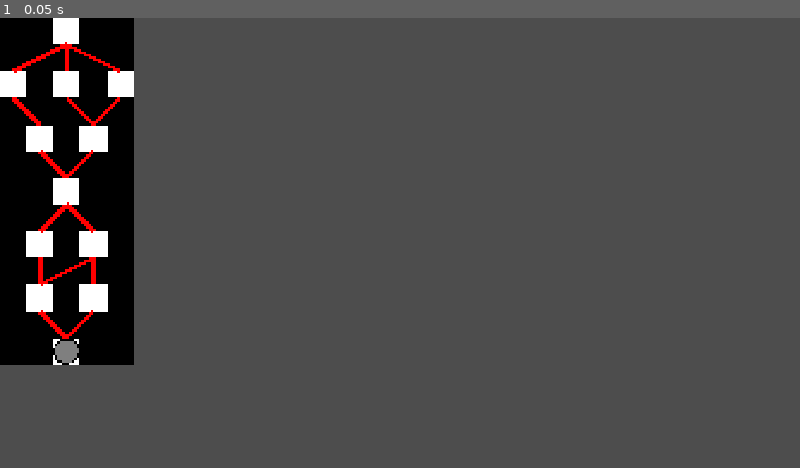
Above: before the commit, frame 1.
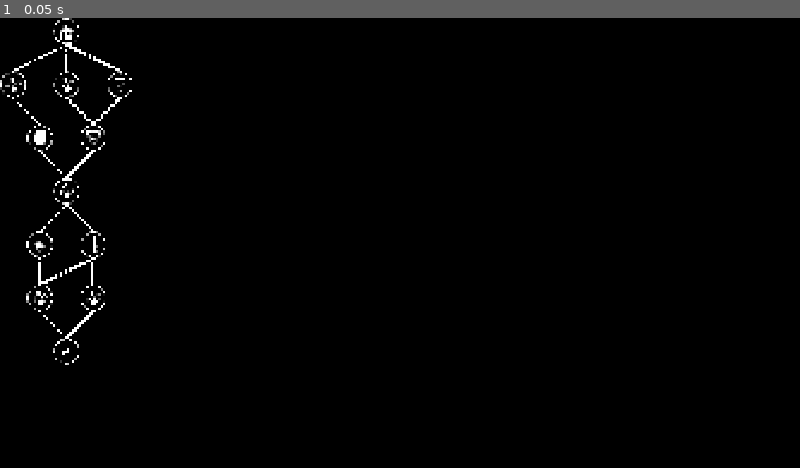
Above: after the commit, the same moment.

Repository: BatmenzDW/Watching-Us
Game: Godot game, scene res://Scenes/Map_Controller/map_controller.tscn
Two runs of this game, one before a commit and one after it. Both use one fixed random seed, a clock stepped at 60 frames per second and the inputs below. The project has no main scene, so this scene is started directly.
Inputs:
- Up to frame 1 (0.05 s): no input

The runs differ from the first frame. In frame 1, 90% of the frame differs, in the area x 0-100%, y 0-100%.

Commit message:
Random Locations and Icons
Added Random Locations and icons, saving off the data for both.

Added hover over effects.

Diff:
--- /dev/null
+++ b/Autoload/dict/dict_location.gd
@@ -0,0 +1,65 @@
+extends Node
+
+var location_travel_dictionary = {
+									"Sidewalk": 5,
+									"Police Station": 6,
+									"Fire Station": 7,
+									"Crossing Busy Street": 8
+								}
+var location_main_dictionary = {
+									"Ice Cream Truck": 1,
+									"Library": 2,
+									"Park": 3,
+									"Phamacy": 4,
+								}
+var location_travel_random_key = {
+									1:"Sidewalk",
+									2:"Police Station",
+									3:"Fire Station",
+									4:"Crossing Busy Street"
+								}
+var location_main_random_key = {
+									1:"Ice Cream Truck",
+									2:"Library",
+									3:"Park",
+									4:"Phamacy",
+								}
+var location_start_end_dictionary = {
+									"start": 9,
+									"end": 10,
+								}
+
+func check_source_id(searchterm,current_cell):
+	match current_cell.y:
+		2, 6, 10:
+			#print("main location: ", current_cell.y)
+			#print(location_main_dictionary[searchterm])
+			return location_main_dictionary[searchterm]
+		4, 8:
+			#print("travel location: ", current_cell.y)
+			#print(location_main_dictionary[searchterm])
+			return location_travel_dictionary[searchterm]
+		0,12:
+			return location_start_end_dictionary[searchterm]
+
+func gen_random_location(location_type):
+	var location_name: String
+	var location_source: int
+	var location_size: int
+	if(location_type == "main"):
+		location_size = location_main_random_key.size()
+		location_name = location_main_random_key[randi_range(1,location_size)]
+		location_source = location_main_dictionary[location_name]
+	if(location_type == "travel"):
+		location_size = location_travel_random_key.size()
+		location_name = location_travel_random_key[randi_range(1,location_size)]
+		location_source = location_travel_dictionary[location_name]
+	print("Location Name: ", location_name)
+	print("Location source: ", location_source)
+	print("")
+	return [location_name,location_source]
+
+#get_count of locations of a certain type
+#use that in a random number generator, applying -1 to the total to get the index
+#Use that index file to randomly spawn a location.
+#If the location is already listed on that tier, then rerandomize
--- /dev/null
+++ b/Scenes/Map_Controller/gen_location.gd
@@ -0,0 +1,20 @@
+extends Node2D
+
+#generates random locations
+func gen_location(map_coords):
+	match map_coords.y:
+		2, 6, 10:
+			#print("main location: ", map_coords.y)
+			return gen_location_type(map_coords,"main")
+		4, 8:
+			#print("travel location: ", map_coords.y)
+			return gen_location_type(map_coords, "travel")
+
+func gen_location_type(map_coords,location_category):
+	#removes any tile if present
+	%TravelMap.set_cell(map_coords,-1)
+	var return_array = dict_location.gen_random_location(location_category)
+	var location_name: String = return_array[0]
+	var location_source: int = return_array[1]
+	%TravelMap.set_cell(map_coords,location_source,Vector2i(0,0))
+	return location_name
--- a/Scenes/Map_Controller/map_controller.tscn
+++ b/Scenes/Map_Controller/map_controller.tscn
@@ -1,49 +1,210 @@
-[gd_scene load_steps=19 format=3 uid="uid://c64go4ir7wuwi"]
+[gd_scene load_steps=50 format=3 uid="uid://c64go4ir7wuwi"]
 
 [ext_resource type="Script" uid="uid://dp0b35sgoc8h6" path="res://Scripts/Map_Controller/map_controller.gd" id="1_c117o"]
-[ext_resource type="Texture2D" uid="uid://3ebedkx6mdrm" path="res://Assets/tileset/tileset_test.png" id="2_wmia7"]
 [ext_resource type="Script" uid="uid://cf3cx6tc8by4m" path="res://Scripts/Map_Controller/travel_map.gd" id="3_0nlex"]
+[ext_resource type="Texture2D" uid="uid://bt0rywtbevorl" path="res://Assets/tileset/ice-cream_tileset.png" id="3_2a6wi"]
+[ext_resource type="Texture2D" uid="uid://rjapg3u5sic0" path="res://Assets/tileset/library_tileset.png" id="4_6j8ea"]
 [ext_resource type="Script" uid="uid://c77bp4otr1p5o" path="res://Scripts/Map_Controller/gen_path.gd" id="4_kisi7"]
+[ext_resource type="Texture2D" uid="uid://r6d77ei10hlq" path="res://Assets/tileset/house_tileset.png" id="4_tgtni"]
 [ext_resource type="PackedScene" uid="uid://coqxrcn4ma8tb" path="res://Scenes/Map_Controller/pathLine.tscn" id="5_ux5v1"]
+[ext_resource type="Texture2D" uid="uid://wl6irs144hi6" path="res://Assets/tileset/park_tileset.png" id="5_w1vll"]
 [ext_resource type="Script" uid="uid://dpu4ptk3gqx5h" path="res://Scripts/Map_Controller/gen_path_2.gd" id="6_kisi7"]
+[ext_resource type="Texture2D" uid="uid://bbs75f73btq0x" path="res://Assets/tileset/pharmacy_tileset.png" id="6_t0mi1"]
 [ext_resource type="Script" uid="uid://ckssbt6i17a5" path="res://Scripts/Map_Controller/map_line_2d.gd" id="6_xq01p"]
 [ext_resource type="Script" uid="uid://c7fi7qqe237te" path="res://Scripts/Map_Controller/gen_path_3.gd" id="7_ux5v1"]
 [ext_resource type="Script" uid="uid://djsgouwptgecw" path="res://Scripts/Map_Controller/gen_path_1.gd" id="7_wmia7"]
+[ext_resource type="Texture2D" uid="uid://c1llgbujmlvd0" path="res://Assets/tileset/sidewalk_tileset.png" id="8_fdpmf"]
+[ext_resource type="Texture2D" uid="uid://bm8x147f7lweg" path="res://Assets/tileset/police_tileset.png" id="9_jm20a"]
 [ext_resource type="Script" uid="uid://demsaqnx2cue1" path="res://Scripts/Map_Controller/gen_random.gd" id="10_17h85"]
+[ext_resource type="Texture2D" uid="uid://cluw5yn6k4qpg" path="res://Assets/tileset/firestation_tileset.png" id="10_at6f4"]
+[ext_resource type="Texture2D" uid="uid://bs54d3k553l2y" path="res://Assets/tileset/path.png" id="11_6j8ea"]
 [ext_resource type="Texture2D" uid="uid://cywli8u34agwt" path="res://Assets/tileset/tileset_current_position.png" id="11_p3c3f"]
-[ext_resource type="Texture2D" uid="uid://c4515vx1pw8ba" path="res://Assets/tileset/tileset_cursor_map.png" id="11_ujbnq"]
-
-[sub_resource type="TileSetAtlasSource" id="TileSetAtlasSource_e0an3"]
-texture = ExtResource("2_wmia7")
+[ext_resource type="Texture2D" uid="uid://1ycvibit15jd" path="res://Assets/tileset/busy_crosswalk_tileset.png" id="11_vwqk0"]
+[ext_resource type="Texture2D" uid="uid://bq0dylcp77tdg" path="res://Assets/tileset/school_tileset.png" id="12_1wy3x"]
+[ext_resource type="Script" uid="uid://yk3b3b1atnnv" path="res://Scenes/Map_Controller/gen_location.gd" id="13_ujbnq"]
+
+[sub_resource type="TileSetAtlasSource" id="TileSetAtlasSource_jm20a"]
+texture = ExtResource("11_p3c3f")
+texture_region_size = Vector2i(64, 64)
+0:0/0 = 0
+1:0/0 = 0
+
+[sub_resource type="TileSetAtlasSource" id="TileSetAtlasSource_w1vll"]
+texture = ExtResource("3_2a6wi")
+texture_region_size = Vector2i(64, 64)
+0:0/0 = 0
+1:0/0 = 0
+
+[sub_resource type="TileSetAtlasSource" id="TileSetAtlasSource_8m5lp"]
+texture = ExtResource("4_tgtni")
+texture_region_size = Vector2i(64, 64)
+0:0/0 = 0
+1:0/0 = 0
+
+[sub_resource type="TileSetAtlasSource" id="TileSetAtlasSource_t0mi1"]
+texture = ExtResource("4_6j8ea")
+texture_region_size = Vector2i(64, 64)
+0:0/0 = 0
+1:0/0 = 0
+
+[sub_resource type="TileSetAtlasSource" id="TileSetAtlasSource_q1u36"]
+texture = ExtResource("5_w1vll")
+texture_region_size = Vector2i(64, 64)
+0:0/0 = 0
+1:0/0 = 0
+
+[sub_resource type="TileSetAtlasSource" id="TileSetAtlasSource_042in"]
+texture = ExtResource("6_t0mi1")
+texture_region_size = Vector2i(64, 64)
+0:0/0 = 0
+1:0/0 = 0
+
+[sub_resource type="TileSetAtlasSource" id="TileSetAtlasSource_85tra"]
+texture = ExtResource("8_fdpmf")
+texture_region_size = Vector2i(64, 64)
+0:0/0 = 0
+1:0/0 = 0
+
+[sub_resource type="TileSetAtlasSource" id="TileSetAtlasSource_aww02"]
+texture = ExtResource("9_jm20a")
+texture_region_size = Vector2i(64, 64)
+0:0/0 = 0
+1:0/0 = 0
+
+[sub_resource type="TileSetAtlasSource" id="TileSetAtlasSource_153ij"]
+texture = ExtResource("10_at6f4")
+texture_region_size = Vector2i(64, 64)
+0:0/0 = 0
+1:0/0 = 0
+
+[sub_resource type="TileSetAtlasSource" id="TileSetAtlasSource_0cg75"]
+texture = ExtResource("11_vwqk0")
+texture_region_size = Vector2i(64, 64)
+0:0/0 = 0
+1:0/0 = 0
+
+[sub_resource type="TileSetAtlasSource" id="TileSetAtlasSource_sexfr"]
+texture = ExtResource("12_1wy3x")
 texture_region_size = Vector2i(64, 64)
 0:0/0 = 0
 1:0/0 = 0
 
 [sub_resource type="TileSet" id="TileSet_p5pve"]
 tile_size = Vector2i(64, 64)
-sources/0 = SubResource("TileSetAtlasSource_e0an3")
-
-[sub_resource type="TileSetAtlasSource" id="TileSetAtlasSource_2a6wi"]
-texture = ExtResource("11_ujbnq")
-texture_region_size = Vector2i(64, 64)
-0:0/0 = 0
+sources/1 = SubResource("TileSetAtlasSource_w1vll")
+sources/2 = SubResource("TileSetAtlasSource_t0mi1")
+sources/3 = SubResource("TileSetAtlasSource_q1u36")
+sources/4 = SubResource("TileSetAtlasSource_042in")
+sources/0 = SubResource("TileSetAtlasSource_jm20a")
+sources/5 = SubResource("TileSetAtlasSource_85tra")
+sources/6 = SubResource("TileSetAtlasSource_aww02")
+sources/7 = SubResource("TileSetAtlasSource_153ij")
+sources/8 = SubResource("TileSetAtlasSource_0cg75")
+sources/9 = SubResource("TileSetAtlasSource_sexfr")
+sources/10 = SubResource("TileSetAtlasSource_8m5lp")
+
+[sub_resource type="CanvasTexture" id="CanvasTexture_6j8ea"]
+diffuse_texture = ExtResource("11_6j8ea")
+texture_repeat = 2
+
+[sub_resource type="TileSetAtlasSource" id="TileSetAtlasSource_at6f4"]
+texture = ExtResource("11_p3c3f")
+texture_region_size = Vector2i(64, 64)
+0:0/0 = 0
+1:0/0 = 0
+
+[sub_resource type="TileSet" id="TileSet_2a6wi"]
+tile_size = Vector2i(64, 64)
+sources/0 = SubResource("TileSetAtlasSource_at6f4")
+
+[sub_resource type="TileSetAtlasSource" id="TileSetAtlasSource_vwqk0"]
+texture = ExtResource("11_p3c3f")
+texture_region_size = Vector2i(64, 64)
+0:0/0 = 0
+1:0/0 = 0
+
+[sub_resource type="TileSetAtlasSource" id="TileSetAtlasSource_6j8ea"]
+texture = ExtResource("3_2a6wi")
+texture_region_size = Vector2i(64, 64)
+0:0/0 = 0
+1:0/0 = 0
+
+[sub_resource type="TileSetAtlasSource" id="TileSetAtlasSource_ad05m"]
+texture = ExtResource("4_tgtni")
+texture_region_size = Vector2i(64, 64)
+0:0/0 = 0
+1:0/0 = 0
+
+[sub_resource type="TileSetAtlasSource" id="TileSetAtlasSource_ahs8j"]
+texture = ExtResource("4_6j8ea")
+texture_region_size = Vector2i(64, 64)
+0:0/0 = 0
+1:0/0 = 0
+
+[sub_resource type="TileSetAtlasSource" id="TileSetAtlasSource_tgtni"]
+texture = ExtResource("5_w1vll")
+texture_region_size = Vector2i(64, 64)
+0:0/0 = 0
+1:0/0 = 0
+
+[sub_resource type="TileSetAtlasSource" id="TileSetAtlasSource_fdpmf"]
+texture = ExtResource("6_t0mi1")
+texture_region_size = Vector2i(64, 64)
+0:0/0 = 0
+1:0/0 = 0
+
+[sub_resource type="TileSetAtlasSource" id="TileSetAtlasSource_lhmc5"]
+texture = ExtResource("8_fdpmf")
+texture_region_size = Vector2i(64, 64)
+0:0/0 = 0
+1:0/0 = 0
+
+[sub_resource type="TileSetAtlasSource" id="TileSetAtlasSource_cn7kv"]
+texture = ExtResource("9_jm20a")
+texture_region_size = Vector2i(64, 64)
+0:0/0 = 0
+1:0/0 = 0
+
+[sub_resource type="TileSetAtlasSource" id="TileSetAtlasSource_h1hx5"]
+texture = ExtResource("10_at6f4")
+texture_region_size = Vector2i(64, 64)
+0:0/0 = 0
+1:0/0 = 0
+
+[sub_resource type="TileSetAtlasSource" id="TileSetAtlasSource_2y7gk"]
+texture = ExtResource("11_vwqk0")
+texture_region_size = Vector2i(64, 64)
+0:0/0 = 0
+1:0/0 = 0
+
+[sub_resource type="TileSetAtlasSource" id="TileSetAtlasSource_x1odq"]
+texture = ExtResource("12_1wy3x")
+texture_region_size = Vector2i(64, 64)
+0:0/0 = 0
+1:0/0 = 0
 
 [sub_resource type="TileSet" id="TileSet_6j8ea"]
 tile_size = Vector2i(64, 64)
-sources/0 = SubResource("TileSetAtlasSource_2a6wi")
-
-[sub_resource type="TileSetAtlasSource" id="TileSetAtlasSource_b4ac3"]
-texture = ExtResource("11_p3c3f")
-texture_region_size = Vector2i(64, 64)
-0:0/0 = 0
-
-[sub_resource type="TileSet" id="TileSet_2a6wi"]
-tile_size = Vector2i(64, 64)
-sources/0 = SubResource("TileSetAtlasSource_b4ac3")
+sources/1 = SubResource("TileSetAtlasSource_6j8ea")
+sources/2 = SubResource("TileSetAtlasSource_ahs8j")
+sources/3 = SubResource("TileSetAtlasSource_tgtni")
+sources/4 = SubResource("TileSetAtlasSource_fdpmf")
+sources/0 = SubResource("TileSetAtlasSource_vwqk0")
+sources/5 = SubResource("TileSetAtlasSource_lhmc5")
+sources/6 = SubResource("TileSetAtlasSource_cn7kv")
+sources/7 = SubResource("TileSetAtlasSource_h1hx5")
+sources/8 = SubResource("TileSetAtlasSource_2y7gk")
+sources/9 = SubResource("TileSetAtlasSource_x1odq")
+sources/10 = SubResource("TileSetAtlasSource_ad05m")
 
 [node name="MapController" type="Node2D"]
 script = ExtResource("1_c117o")
 
+[node name="MapBackground" type="ColorRect" parent="."]
+offset_right = 1922.0
+offset_bottom = 1086.0
+color = Color(0, 0, 0, 1)
+
 [node name="TravelMap" type="TileMapLayer" parent="."]
 unique_name_in_owner = true
 tile_set = SubResource("TileSet_p5pve")
@@ -51,6 +212,7 @@
 
 [node name="genPath" type="Node2D" parent="TravelMap"]
 unique_name_in_owner = true
+texture_repeat = 2
 script = ExtResource("4_kisi7")
 
 [node name="genPath1" type="Node2D" parent="TravelMap/genPath"]
@@ -67,16 +229,25 @@
 
 [node name="pathLine" parent="TravelMap/genPath" instance=ExtResource("5_ux5v1")]
 unique_name_in_owner = true
+texture_repeat = 2
+width = 5.0
+texture = SubResource("CanvasTexture_6j8ea")
+texture_mode = 1
+joint_mode = 2
 script = ExtResource("6_xq01p")
 
 [node name="GenRandom" type="Node2D" parent="TravelMap"]
 unique_name_in_owner = true
 script = ExtResource("10_17h85")
 
+[node name="CurrentPosition" type="TileMapLayer" parent="TravelMap"]
+unique_name_in_owner = true
+tile_set = SubResource("TileSet_2a6wi")
+
+[node name="GenLocation" type="Node2D" parent="TravelMap"]
+unique_name_in_owner = true
+script = ExtResource("13_ujbnq")
+
 [node name="CursorMap" type="TileMapLayer" parent="TravelMap"]
 unique_name_in_owner = true
 tile_set = SubResource("TileSet_6j8ea")
-
-[node name="CurrentPosition" type="TileMapLayer" parent="TravelMap"]
-unique_name_in_owner = true
-tile_set = SubResource("TileSet_2a6wi")
--- a/Scripts/Map_Controller/gen_path.gd
+++ b/Scripts/Map_Controller/gen_path.gd
@@ -4,6 +4,7 @@
 const HALF_TILE_SIZE = SingTravelMap.HALF_TILE_SIZE
 
 var line_scene: PackedScene = preload("res://Scenes/Map_Controller/pathLine.tscn")
+var line_texture: Texture2D = load("res://Assets/tileset/path.png")
 
 #generates the node pathing between nodes
 func _gen_node_path(random_node_array):
@@ -45,7 +46,7 @@
 			path_dict_insert_array.append(path_location)
 		path_dict_insert_array.append(start_local_pos)
 		dict_path._addto_path_dictionary(node_coords,path_dict_insert_array)
-		print(path_dict_insert_array)
+		#print(path_dict_insert_array)
 	if path_dictionary_exists == null:
 		dict_path._addto_path_dictionary(node_coords,[start_local_pos])
 		#print("You've got mail")
@@ -61,5 +62,9 @@
 	#print("end_local_pos: ", end_local_pos)
 	#print("------")
 	new_line.add_point(end_local_pos)
-	new_line.default_color = Color(1, 0, 0, 1)
+	#new_line.default_color = Color(1, 0, 0, 1)
+	new_line.texture = line_texture
+	new_line.texture_mode = Line2D.LINE_TEXTURE_TILE
+	new_line.begin_cap_mode = Line2D.LINE_CAP_ROUND
+	new_line.end_cap_mode = Line2D.LINE_CAP_ROUND
 	add_child(new_line)
--- a/Scripts/Map_Controller/map_controller.gd
+++ b/Scripts/Map_Controller/map_controller.gd
@@ -6,7 +6,7 @@
 var map_controller_state: int = 1
 var hovered_cell = Vector2i(0,0)
 var hovered_initial = Vector2i(0,0)
-var HOVERED_CELL_IMAGE = SingTravelMap.HOVERED_CELL_IMAGE
+#var HOVERED_CELL_IMAGE = SingTravelMap.HOVERED_CELL_IMAGE
 
 #this will
 func _map_controller_gen_new_map():
@@ -14,14 +14,17 @@
 
 #This will be in case we want the user to be able to view the upcoming map but not traverse it, if they are at a location
 func _map_controller_active_state_view():
-	pass
+	map_controller_state = 2
+	self.visible = true
 
 #This will be to traverse the map to a new location.
 func _map_controller_active_state():
-	pass
+	map_controller_state = 1
+	self.visible = true
 
 func _map_controller_end_active_state(selected_location):
 	location_traversal.emit(selected_location)
+	self.visible = false
 
 func _node_traversal(current_cell,selected_location):
 	%CursorMap.clear()
@@ -40,13 +43,15 @@
 		#if the currently hovered over cell is not the current hovered cell or the selected cell
 		#then remove the highlighting over the previous highlighted cell
 
-		if (current_cell != hovered_cell):
+		if (hovered_cell != current_cell):
 			# Mouse moved to a different cell or entered/exited the grid
 			# Reset previous hovered cell's appearance (if any)
 			%CursorMap.set_cell(hovered_cell, -1)
-		if (dict_tile.check_bool_tile_dictionary(current_cell) == 1):
-			hovered_cell = current_cell
-			%CursorMap.set_cell(current_cell, 0, HOVERED_CELL_IMAGE)
+		if (hovered_cell != current_cell and dict_tile.check_tile_dictionary(current_cell) != null):
+			var location_source_id = dict_location.check_source_id(dict_tile.check_tile_dictionary(current_cell),current_cell)
+			#print("location source id: ", location_source_id)
+			%CursorMap.set_cell(current_cell,location_source_id, Vector2i(1,0))
+		hovered_cell = current_cell
 
 func _input(event):
 	#----------------
@@ -64,3 +69,4 @@
 			for path_location in path_dictionary_exists:
 				if(current_cell == path_location):
 					_node_traversal(current_cell,selected_location)
+					_map_controller_end_active_state(selected_location)
--- a/Scripts/Map_Controller/travel_map.gd
+++ b/Scripts/Map_Controller/travel_map.gd
@@ -12,9 +12,10 @@
 func _gen_new_map():
 	_clear_old_map()
 	#adds the start and ending tile to the tile dictionary for later use
-	dict_tile.addto_tile_dictionary(Vector2i(2,0),[])
-	dict_tile.addto_tile_dictionary(Vector2i(2,12),[])
-
+	dict_tile.addto_tile_dictionary(Vector2i(2,0),"end")
+	dict_tile.addto_tile_dictionary(Vector2i(2,12),"start")
+	set_cell(Vector2i(2,0),10,Vector2i(0,0))
+	set_cell(Vector2i(2,12),9,Vector2i(0,0))
 	#number of squares on the map
 	var map_sizeX = 5
 	var map_sizeY = 13
@@ -40,9 +41,7 @@
 			map_coords.x = countX
 
 			match countY:
-				1, 3, 5, 7, 9, 11:
-					_gen_cell_empty_node(map_coords)
-				0, 2, 4, 6, 8, 10, 12:
+				2, 4, 6, 8, 10:
 					_gen_cell_check_node(map_coords,random_node_array)
 
 			#end of the iteration of inner while loop, increase CountX by 1
@@ -61,13 +60,11 @@
 		if(map_coords.x == 2):
 			#print("start/end triggered")
 			_gen_cell_random_node(map_coords)
-		if(map_coords.x != 2):
-			_gen_cell_empty_node(map_coords)
 
 	#checks the middle valid location values
 	var array_tier_locations = [2, 4, 6, 8, 10]
 	if(array_tier_locations.has(map_coords.y)):
-		var node_array_index: int = 200
+		var node_array_index: int
 		match map_coords.y:
 			2:
 				node_array_index = 0
@@ -85,38 +82,27 @@
 				#if the value is 3, it means this should be a random node.
 				if(random_node_array[node_array_index] == 3):
 					_gen_cell_random_node(map_coords)
-				if(!(random_node_array[node_array_index] == 3)):
-					_gen_cell_empty_node(map_coords)
 			1,3:
 				#if the value is 2, it means this should be a random node.
 				if(random_node_array[node_array_index] == 2):
 					_gen_cell_random_node(map_coords)
-				if(!(random_node_array[node_array_index] == 2)):
-					_gen_cell_empty_node(map_coords)
 			2:
 				#if the value is 1 or 3, it means this should be a random node.
 				if(random_node_array[node_array_index] == 3 or random_node_array[node_array_index] == 1):
 					_gen_cell_random_node(map_coords)
-				if(!(random_node_array[node_array_index] == 3 or random_node_array[node_array_index] == 1)):
-					_gen_cell_empty_node(map_coords)
 
 	#if it isn't valid start, end, or middle where the locations could be, then generate and empty.
 	#this shouldn't be used but is here as a catch all.
 	if(!(array_tier_locations.has(map_coords.y) or map_coords.y == 0 or map_coords.y == 12 )):
 		print("BUG ALERT: This shouldn't be used: map_coords= ", map_coords, " source_id= ")
-		_gen_cell_empty_node(map_coords)
-
-func _gen_cell_empty_node(map_coords):
-	#set_cell(map_coords, -1)
-	set_cell(map_coords, SOURCE_ID, MAP_TILE_EMPTY)
-	pass
 
 
 #generates a random node
 func _gen_cell_random_node(map_coords):
 	#set_cell(map_coords, -1)
 	set_cell(map_coords, SOURCE_ID, MAP_TILE_LOCATION)
-	var tile_info = []
+	var tile_info = %GenLocation.gen_location(map_coords)
+	#print(tile_info)
 	dict_tile.addto_tile_dictionary(map_coords,tile_info)
 
 #clears the old map
--- a/project.godot
+++ b/project.godot
@@ -20,6 +20,7 @@
 dict_tile="*res://Autoload/dict/dict_tile.gd"
 SingTravelMap="*res://Autoload/singleton/sing_travel_map.gd"
 dict_path="*res://Autoload/dict/dict_path.gd"
+dict_location="*res://Autoload/dict/dict_location.gd"
 
 [display]
 
Binary file added: Assets/tileset/busy_crosswalk2_tileset.png
Not shown, added: Assets/tileset/busy_crosswalk2_tileset.png.import
Binary file added: Assets/tileset/busy_crosswalk_tileset.png
Not shown, added: Assets/tileset/busy_crosswalk_tileset.png.import
Binary file added: Assets/tileset/firestation_tileset.png
Not shown, added: Assets/tileset/firestation_tileset.png.import
Binary file added: Assets/tileset/house_tileset.png
Not shown, added: Assets/tileset/house_tileset.png.import
Binary file added: Assets/tileset/ice-cream_tileset.png
Not shown, added: Assets/tileset/ice-cream_tileset.png.import
Binary file added: Assets/tileset/library_tileset.png
Not shown, added: Assets/tileset/library_tileset.png.import
(and 15 more such lines)
